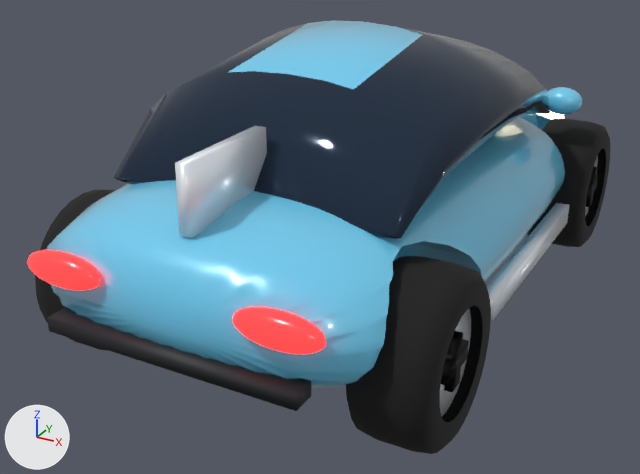
Renders of the glTF model godot/assets/cars/glacier.glb from each side of a commit.
Rendered twice from a 50 mm camera at (2.13, -4.46, 2.48) aimed at (-0.17, -0.28, 0.39). Every picture has the same lights, and +X, +Y and +Z are marked at lower left. The older version comes first. Vertices at exactly the same position are counted once.

The first picture shows 'Body', 'Wheel_FR', 'Wheel_RL', 'Wheel_RR'.
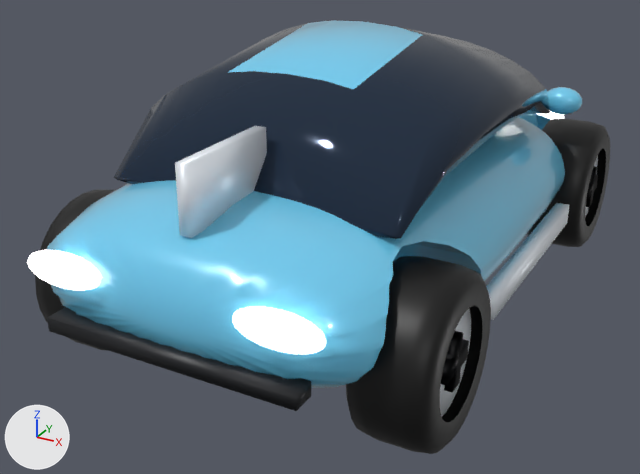
Edits to the bpy script that builds the scene:
```text
Change mat_paint:
    where n0 = _N.new('ShaderNodeBsdfPrincipled'); n0.name = 'Principled BSDF'
    remove n0.inputs[0].default_value = (0.159, 0.631, 0.913, 1.0)  # 'Base Color', cyan #6fd0f5
    add n2 = _N.new('ShaderNodeMix'); n2.name = 'Mix'
    add n2.data_type = 'RGBA'
    add n2.blend_type = 'MULTIPLY'
    add n2.inputs[0].default_value = 1.0  # 'Factor'
    add n2.inputs[7].default_value = (0.159, 0.631, 0.913, 1.0)  # 'B', cyan #6fd0f5
    add n3 = _N.new('ShaderNodeVertexColor'); n3.name = 'Color Attribute'
    add _L.new(n2.outputs[2], n0.inputs[0])  # 'Result' to 'Base Color'
    add _L.new(n3.outputs[0], n2.inputs[6])  # 'Color' to 'A'
Change mat_glass:
    where n0 = _N.new('ShaderNodeBsdfPrincipled'); n0.name = 'Principled BSDF'
    remove n0.inputs[0].default_value = (0.0123, 0.0284, 0.0595, 1.0)  # 'Base Color', dark blue #1d2f45
    add n2 = _N.new('ShaderNodeMix'); n2.name = 'Mix'
    add n2.data_type = 'RGBA'
    add n2.blend_type = 'MULTIPLY'
    add n2.inputs[0].default_value = 1.0  # 'Factor'
    add n2.inputs[7].default_value = (0.0123, 0.0284, 0.0595, 1.0)  # 'B', dark blue #1d2f45
    add n3 = _N.new('ShaderNodeVertexColor'); n3.name = 'Color Attribute'
    add _L.new(n2.outputs[2], n0.inputs[0])  # 'Result' to 'Base Color'
    add _L.new(n3.outputs[0], n2.inputs[6])  # 'Color' to 'A'
Add mat_detail:
    mat_detail = bpy.data.materials.new('Detail')
    mat_detail.use_nodes = True; mat_detail.node_tree.nodes.clear()
    _N = mat_detail.node_tree.nodes; _L = mat_detail.node_tree.links
    n0 = _N.new('ShaderNodeBsdfPrincipled'); n0.name = 'Principled BSDF'
    n0.inputs[1].default_value = 0.25  # 'Metallic'
    n0.inputs[2].default_value = 0.45  # 'Roughness'
    n1 = _N.new('ShaderNodeOutputMaterial'); n1.name = 'Material Output'
    n2 = _N.new('ShaderNodeVertexColor'); n2.name = 'Color Attribute'
    _L.new(n0.outputs[0], n1.inputs[0])  # 'BSDF' to 'Surface'
    _L.new(n2.outputs[0], n0.inputs[0])  # 'Color' to 'Base Color'
Add mat_lamp:
    mat_lamp = bpy.data.materials.new('Lamp')
    mat_lamp.use_nodes = True; mat_lamp.node_tree.nodes.clear()
    _N = mat_lamp.node_tree.nodes; _L = mat_lamp.node_tree.links
    n0 = _N.new('ShaderNodeBsdfPrincipled'); n0.name = 'Principled BSDF'
    n0.inputs[1].default_value = 0.25  # 'Metallic'
    n0.inputs[2].default_value = 0.45  # 'Roughness'
    n0.inputs[28].default_value = 3.0  # 'Emission Strength'
    n1 = _N.new('ShaderNodeOutputMaterial'); n1.name = 'Material Output'
    n2 = _N.new('ShaderNodeVertexColor'); n2.name = 'Color Attribute'
    _L.new(n0.outputs[0], n1.inputs[0])  # 'BSDF' to 'Surface'
    _L.new(n2.outputs[0], n0.inputs[0])  # 'Color' to 'Base Color'
Change me_body:
    where me_body.from_pydata(...)  # 1878 vertices, 3692 faces; spans x -1.03..1.03, y -1.99..2.05, z 0.31..1.62
    me_body part 1: 698 of 1878 vertices moved; they spanned x -1.03..1.03, y -1.99..2.01, z 0.36..1.54 and now span x -1.03..1.03, y -1.99..2.01, z 0.36..1.54; mean shift (0.0, 0.0, 0.0); largest move (0.65, 1.96, 0.47) -> (-0.72, -1.92, 0.73)
    me_body part 2: 318 faces spanning x 0.24..0.76, y -1.99..2.01, z 0.56..0.86 switch from mat_light (pale yellow #fff6d8, glowing beige #fff2c8) to mat_lamp
    me_body part 3: 356 faces spanning x -0.74..0.55, y -1.99..2.01, z 0.56..0.86 switch from mat_taillight (red #c4141c, glowing red #ff2a2a) to mat_lamp
    remove me_body.materials.append(mat_trim)  # black #1c1e22
    remove me_body.materials.append(mat_accent)  # white #f2f8ff
    add me_body.materials.append(mat_detail)
Change me_wheel_rr:
    where me_wheel_rr.from_pydata(...)  # 328 vertices, 576 faces; spans x -0.194..0.194, y -0.42..0.42, z -0.42..0.42
    remove me_wheel_rr.materials.append(mat_trim)  # black #1c1e22
    me_wheel_rr part 4: all 392 faces that had it switch from mat_rubber (black #141414) to mat_detail
    me_wheel_rr part 5: all 92 faces that had it switch from mat_accent (white #f2f8ff) to mat_detail
```

Where the change shows, as pixel boxes [x1, y1, x2, y2] in the pictures (640 x 474 px; the box of a moved part takes in the faces that stretch with it):
'Body', recoloured: [27, 104, 569, 388] in both
part 1 of me_body, moved or reshaped: before [27, 23, 569, 411]; after [28, 23, 569, 411]
part 2 of me_body, recoloured: before [541, 111, 553, 116]; after [233, 114, 564, 354]
part 3 of me_body, recoloured: before [28, 250, 325, 354]; after [27, 252, 270, 308]
part 4 of me_wheel_rr, edited (looks the same): [346, 256, 491, 454] in both
part 5 of me_wheel_rr, recoloured: [440, 309, 471, 416] in both
